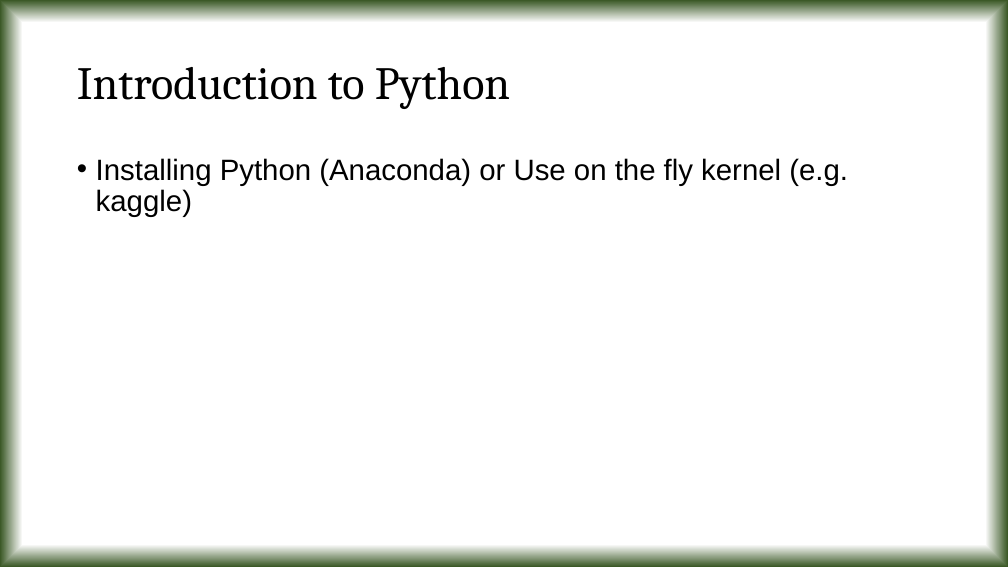
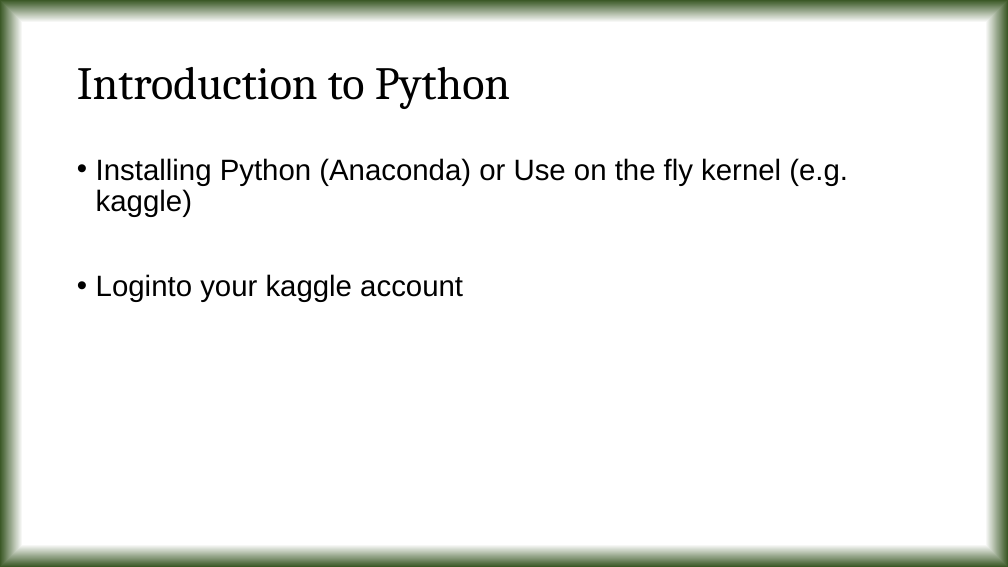
Before and after one commit to tanmoyie/Applied-Statistics, a slide deck: slide 2 of Projects & Dataset/Presentation on Python projects in Applied Statistics.pptx. Drawn at 1008x567 pixels with LibreOffice and Linux fonts; fonts in the diff are those of the drawing. Boxes give left, top, right and bottom in pixels: in the first picture for what was removed or moved away, otherwise in the second. Text is boxed around its words. In the diff, an @@ line names an element or a change of style, - is before the commit and + after.

```diff
--- a/Projects & Dataset/Presentation on Python projects in Applied Statistics.pptx
+++ b/Projects & Dataset/Presentation on Python projects in Applied Statistics.pptx
@@ text at (x1=96, y1=274, x2=463, y2=302): paragraph added @@
+• Loginto your kaggle account
```
Also in this commit, not shown: 2 slides added.
